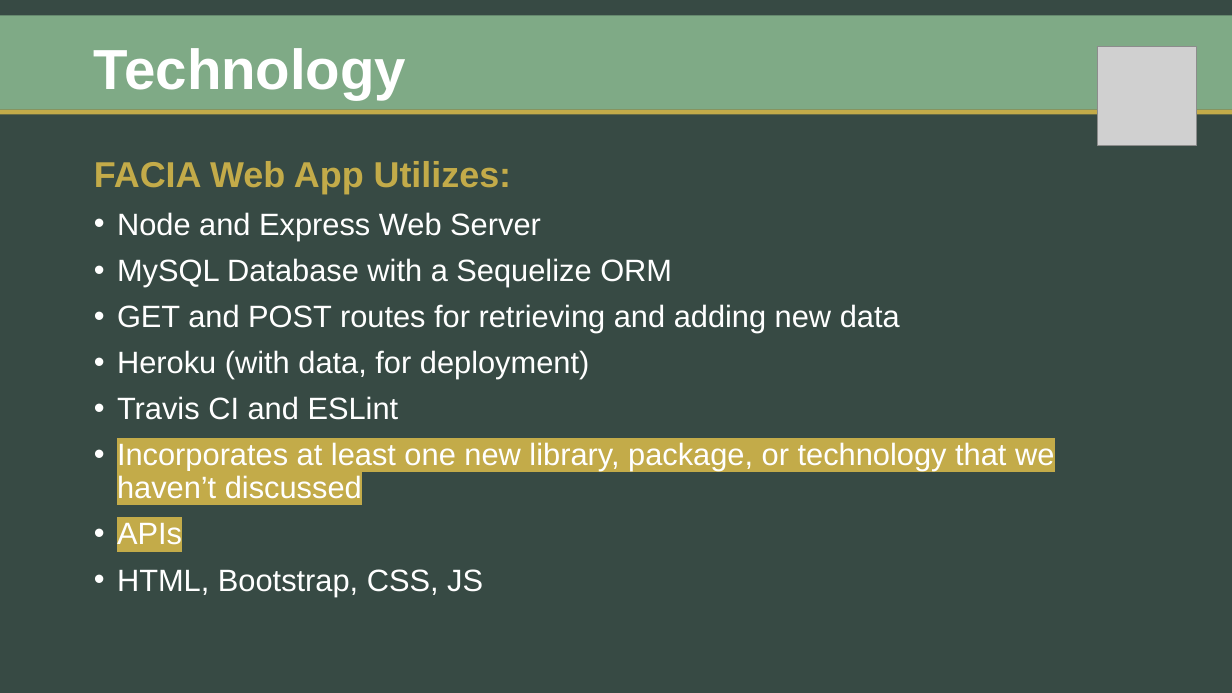
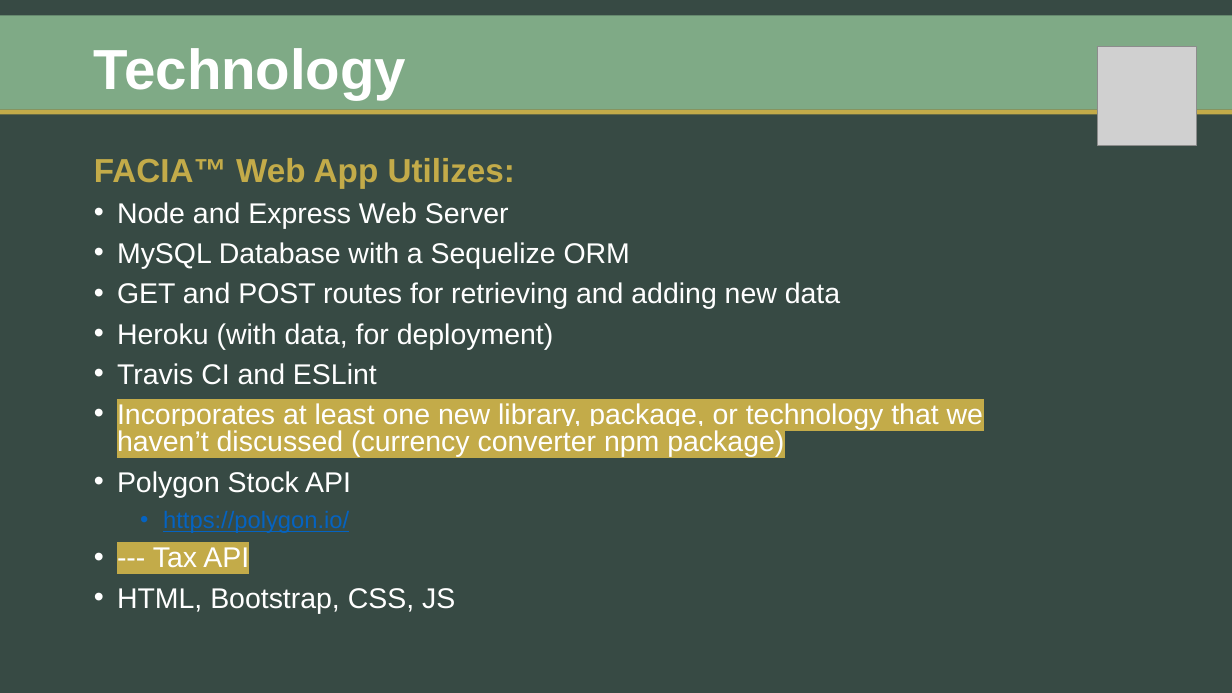
Before and after one commit to zibrahim2046/Project2, a slide deck: slide 4 of FACIA-Presentation.pptx. Drawn at 1232x693 pixels with LibreOffice and Linux fonts; fonts in the diff are those of the drawing; grey boxes stand for pictures. Boxes give left, top, right and bottom in pixels: in the first picture for what was removed or moved away, otherwise in the second. Text is boxed around its words. In the diff, an @@ line names an element or a change of style, - is before the commit and + after.

```diff
--- a/FACIA-Presentation.pptx
+++ b/FACIA-Presentation.pptx
@@ text at (94,158,515,188): text changed; size 28 to 25.9 pt @@
-FACIA Web App Utilizes:
+FACIA™ Web App Utilizes:
@@ text at (117,202,840,613): size 24 to 22.2 pt in "Node and Express Web Server", "MySQL Database with a Sequelize ORM", "GET and POST routes for retrieving and ...", "Heroku (with data, for deployment)" and 2 more places; line spacing 0.9 to 0.8 @@
@@ text at (117,403,983,568): text changed; size 24 to 22.2 pt @@
-• Incorporates at least one new library, package, or technology that we haven’t discussed
-• APIs
+• Incorporates at least one new library, package, or technology that we haven’t discussed (currency converter npm package)
+• Polygon Stock API
+    • https://polygon.io/
+• --- Tax API
```
Also in this commit, not shown: 4 other slides changed.
